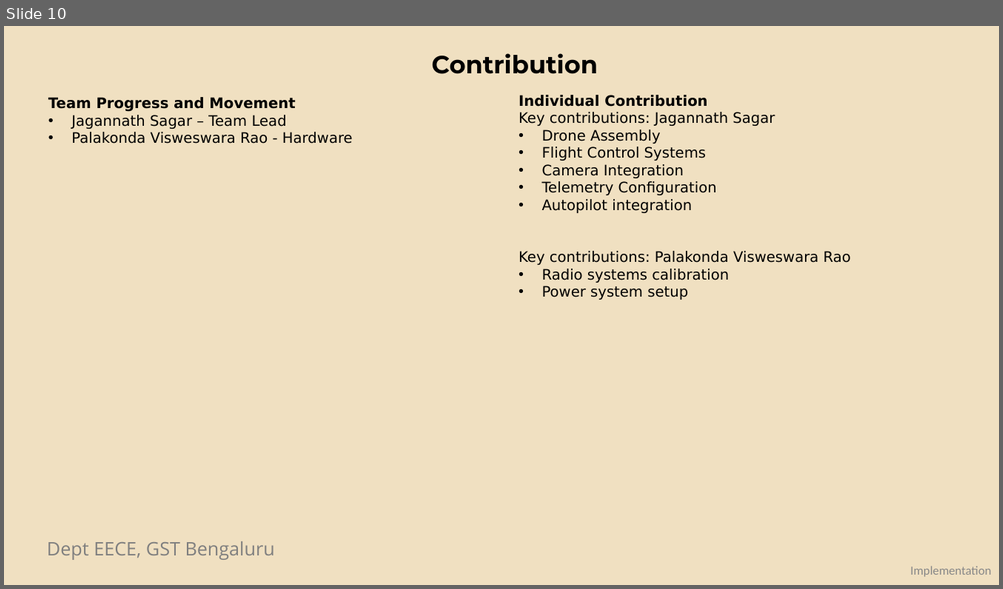
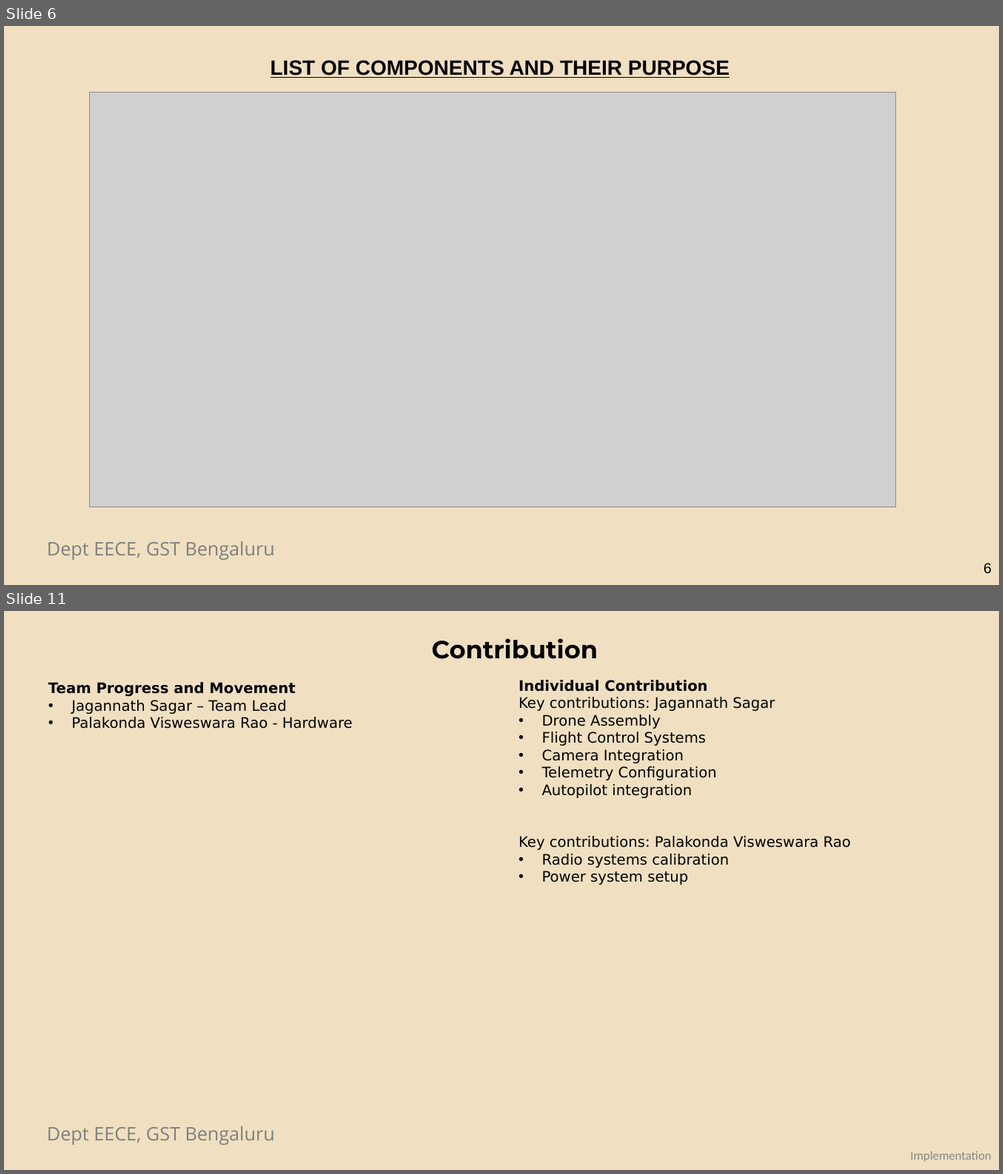
Before and after one commit to KJ-Sagar/Capstone-Project, a slide deck: Updated_Emergency_Drone_Presentation.pptx. Shown one above the other, each under a label of ours: slide 10 before the commit, slides 6 and 11 after it; the slides between them are not shown. The pictures are 1003x589 and 1003x1174 pixels, drawn with LibreOffice and Linux fonts; fonts in the diff are those of the drawing; grey boxes stand for pictures; background and template pictures are left out. Boxes give left, top, right and bottom in pixels: in the first picture for what was removed or moved away, otherwise in the second. Text is boxed around its words. In the diff, an @@ line names an element or a change of style, - is before the commit and + after.

```diff
--- a/Updated_Emergency_Drone_Presentation.pptx
+++ b/Updated_Emergency_Drone_Presentation.pptx
@@ slide 6 added at (x1=4, y1=26, x2=999, y2=585), background #F0E0C1; not listed: 1 template element that a slide beside it also shows @@
@@ text added at (x1=270, y1=60, x2=729, y2=78), 20 pt, text #000000, bold, underline @@
+LIST OF COMPONENTS AND THEIR PURPOSE
@@ picture added at (x1=90, y1=93, x2=896, y2=508) @@
@@ page number added at (x1=983, y1=563, x2=991, y2=574), 14 pt, text #000000 @@
+6
@@ what was slide 10 is now slide 11 @@
```
Also in this commit, not shown: 6 slides changed, 4 other slides added, 2 slides removed, 3 other files.
